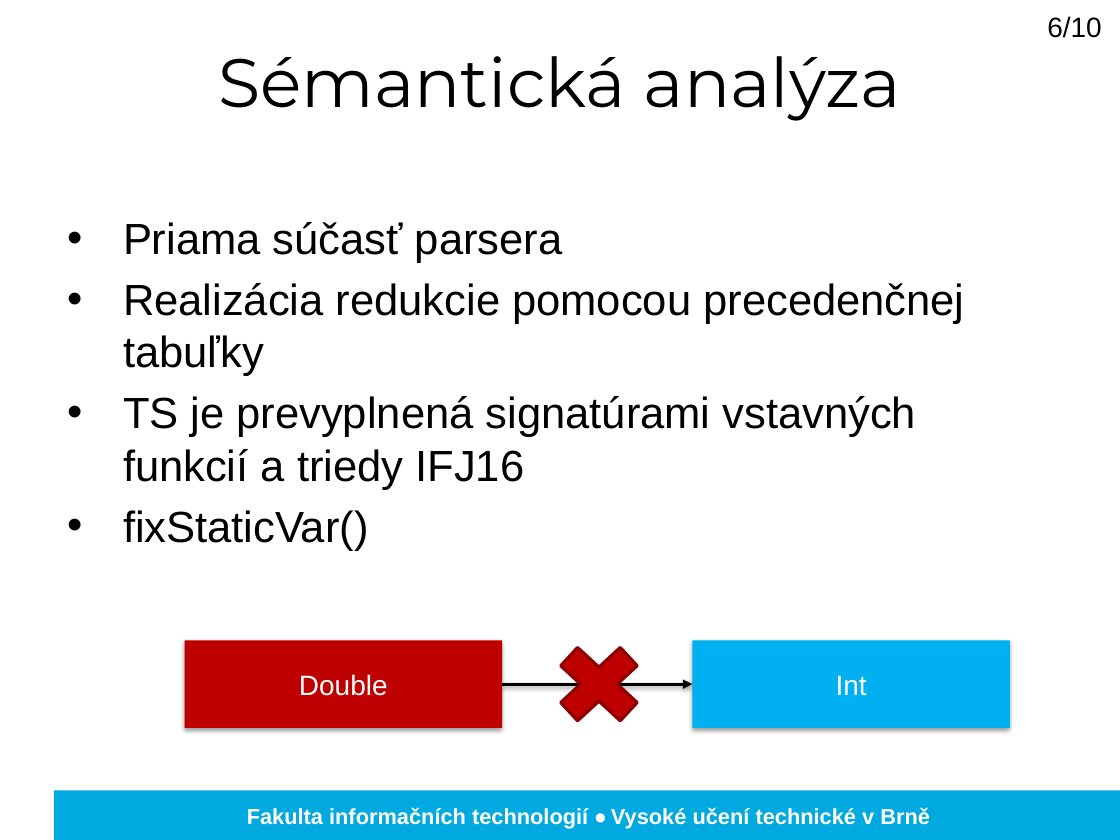
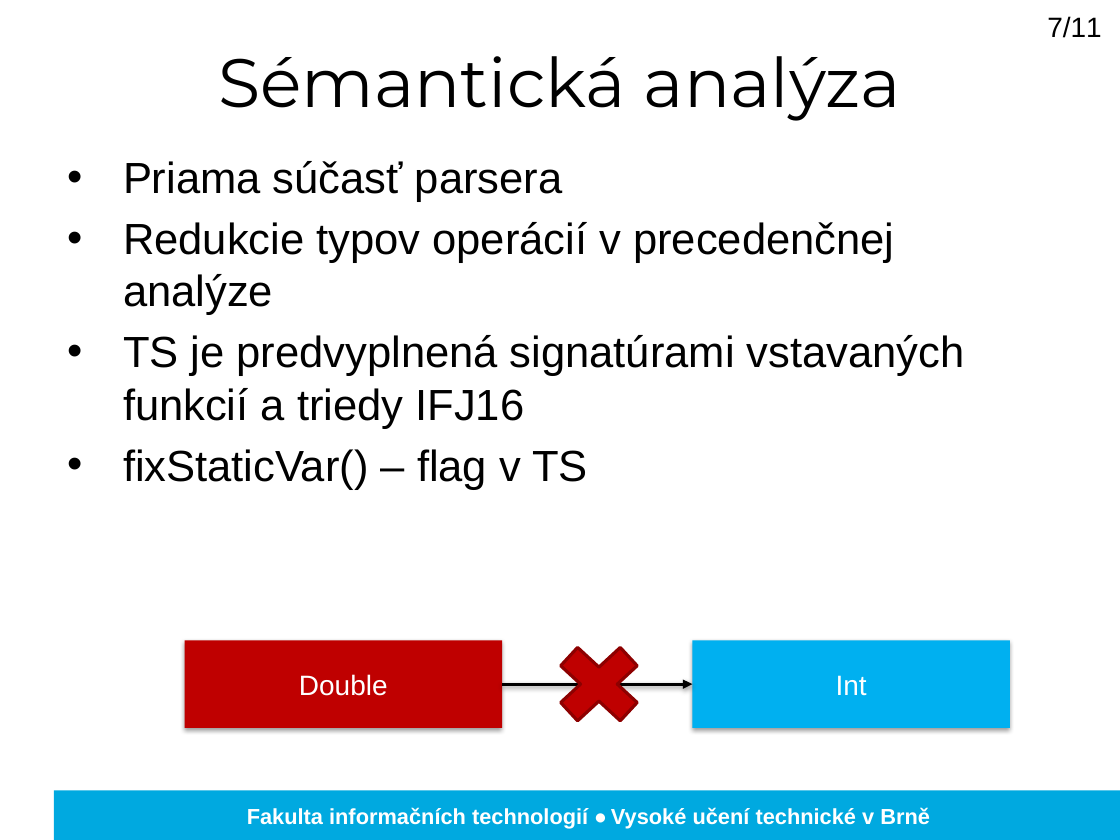
Before and after one commit to adiosnb/IFJ, a slide deck: slide 7 of doc/prezentacia.pptx. Drawn at 1120x840 pixels with LibreOffice and Linux fonts; fonts in the diff are those of the drawing; background and template pictures are left out. Boxes give left, top, right and bottom in pixels: in the first picture for what was removed or moved away, otherwise in the second. Text is boxed around its words. In the diff, an @@ line names an element or a change of style, - is before the commit and + after.

```diff
--- a/doc/prezentacia.pptx
+++ b/doc/prezentacia.pptx
@@ text at box(1047, 16, 1102, 38): text changed @@
-6/10
+7/11
@@ text at box(123, 222, 965, 490): text changed @@
-• Realizácia redukcie pomocou precedenčnej tabuľky
-• TS je prevyplnená signatúrami vstavných funkcií a triedy IFJ16
-• fixStaticVar()
+• Redukcie typov operácií v precedenčnej analýze
+• TS je predvyplnená signatúrami vstavaných funkcií a triedy IFJ16
+• fixStaticVar() – flag v TS
```
Also in this commit, not shown: 8 other slides changed, 1 slide added, 1 slide removed.
